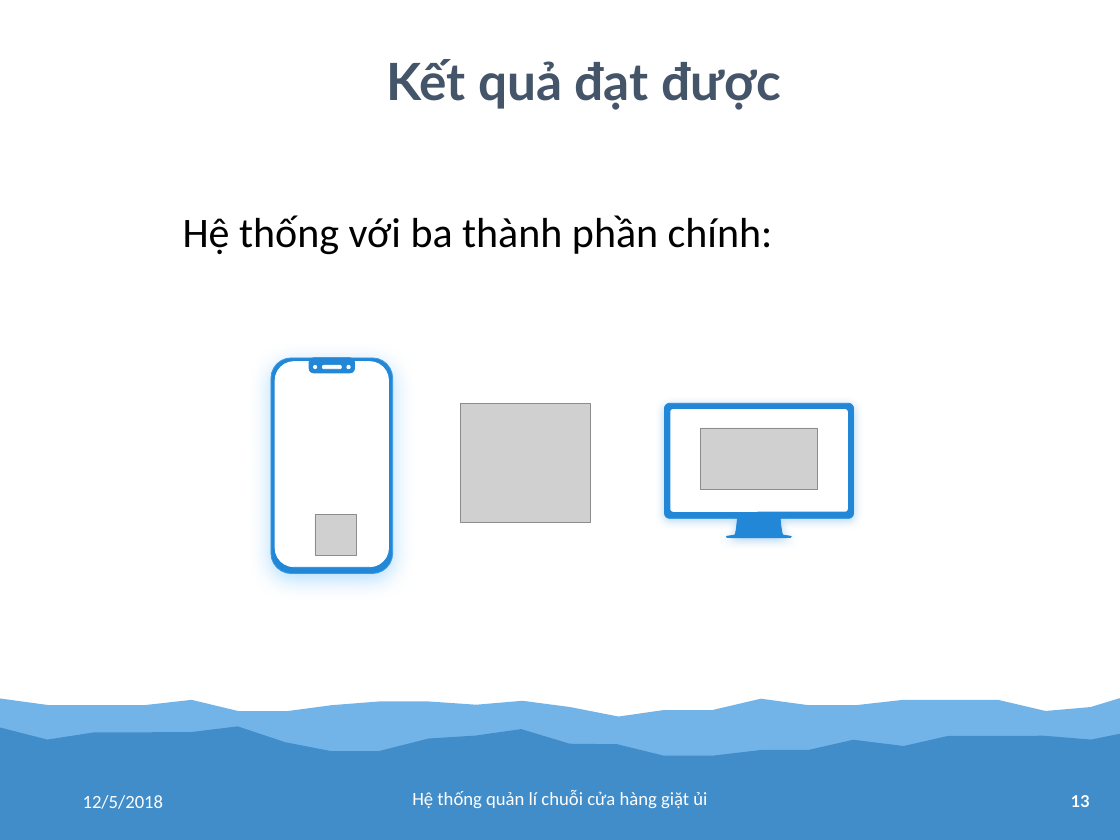
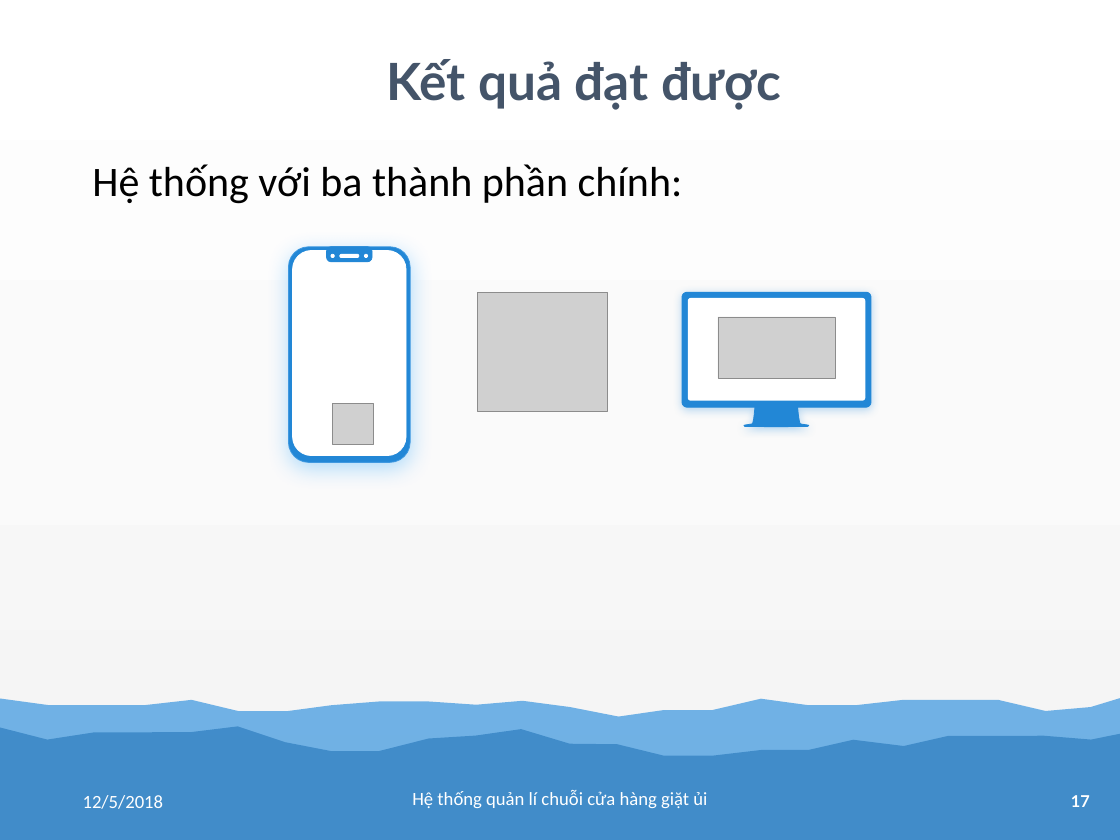
Before and after one commit to tranhoanghuan/Lu-n-v-n, a slide deck: slide 17 of baoCao/bao_cao.pptx (slide 13 before the commit). Drawn at 1120x840 pixels with LibreOffice and Linux fonts; fonts in the diff are those of the drawing; grey boxes stand for pictures. Boxes give left, top, right and bottom in pixels: in the first picture for what was removed or moved away, otherwise in the second. Text is boxed around its words. In the diff, an @@ line names an element or a change of style, - is before the commit and + after.

```diff
--- a/baoCao/bao_cao.pptx
+++ b/baoCao/bao_cao.pptx
@@ background #FFFFFF to gradient #FFFFFF to #FBFBFB to #F2F2F2 @@
@@ text "Hệ thống với ba thành ...": place and size @@
-text "Hệ thống với ba thành ..." at [183, 215, 773, 255]
+text "Hệ thống với ba thành ..." at [92, 164, 683, 204]
@@ 3 rounded rectangles, 1 picture, 1 ellipse, 1 freeform shape: place and size @@
-3 rounded rectangles, 1 picture, 1 ellipse, 1 freeform shape at [271, 358, 853, 573]
+3 rounded rectangles, 1 picture, 1 ellipse, 1 freeform shape at [288, 247, 871, 463]
@@ 2 pictures, 2 rounded rectangles, 1 ellipse: place and size @@
-2 pictures, 2 rounded rectangles, 1 ellipse at [315, 365, 848, 556]
+2 pictures, 2 rounded rectangles, 1 ellipse at [333, 254, 865, 445]
@@ page number at [1071, 795, 1090, 807]: text changed @@
-13
+17
```
Also in this commit, not shown: 15 other slides changed, 6 slides added.
